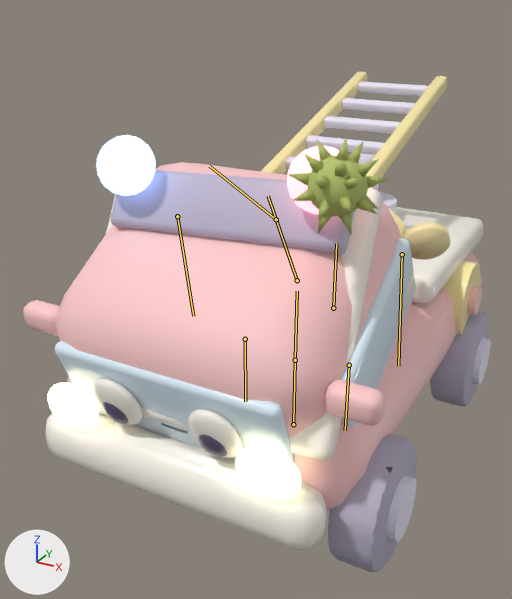
A saved change to the FBX model Assets/_Project/Art/Toys/Friends/FireTruck_001.fbx.
Before and after are seen from a 50 mm lens placed at (0.28, -0.595, 0.437), pointed at (-0.033, -0.025, 0.152). Every picture has the same lights, and +X, +Y and +Z are marked at lower left. The first picture is the older version. Both versions are drawn at frame 37 of the action 'RIG|LookFlower'; the numbers are the values there. The bones that change, and the others that lie on the model, are drawn over the model as lines.

Names of what the first picture shows: 'DMG_FuelCap_Fuel', 'DMG_FuelOpen_Fuel', 'DMG_Thorn_EarL', 'GEO_Mongi'.
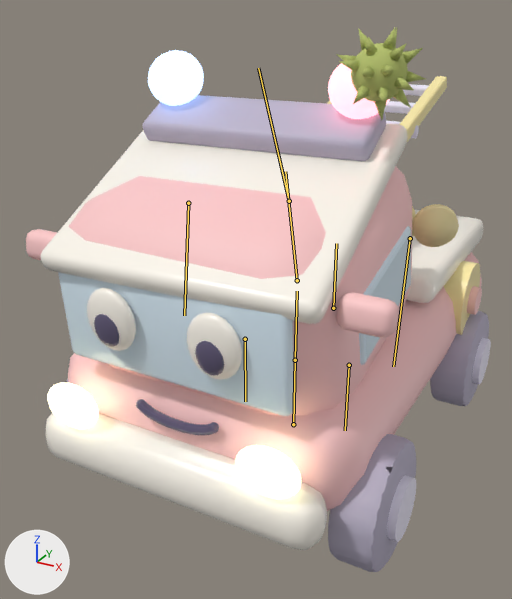
What differs and where, as boxes (x1, y1, x2, y2) in the pictures (512 x 599 px):
'GEO_Mongi', posed: before (23, 71, 491, 572); after (26, 50, 491, 572)
'DMG_Thorn_EarL', posed (10% narrower): before (288, 138, 388, 235); after (336, 27, 426, 121)
'DMG_FuelOpen_Fuel', posed: before (404, 222, 450, 260); after (413, 204, 459, 247)
bone 'Spine', root to tip: before (297, 280) to (268, 196); after (297, 280) to (285, 171)
bone 'Head', root to tip: before (276, 219) to (209, 166); after (289, 201) to (258, 68)

The edits, one by one:
Bone 'Spine' (bone_spine) turns from (32, 0, 0) to (14, 0, 0) degrees about its own x, y and z.
Bone 'Head' (bone_head) turns from (26, 4, 0) to (12, 2, 0) degrees about its own x, y and z.
